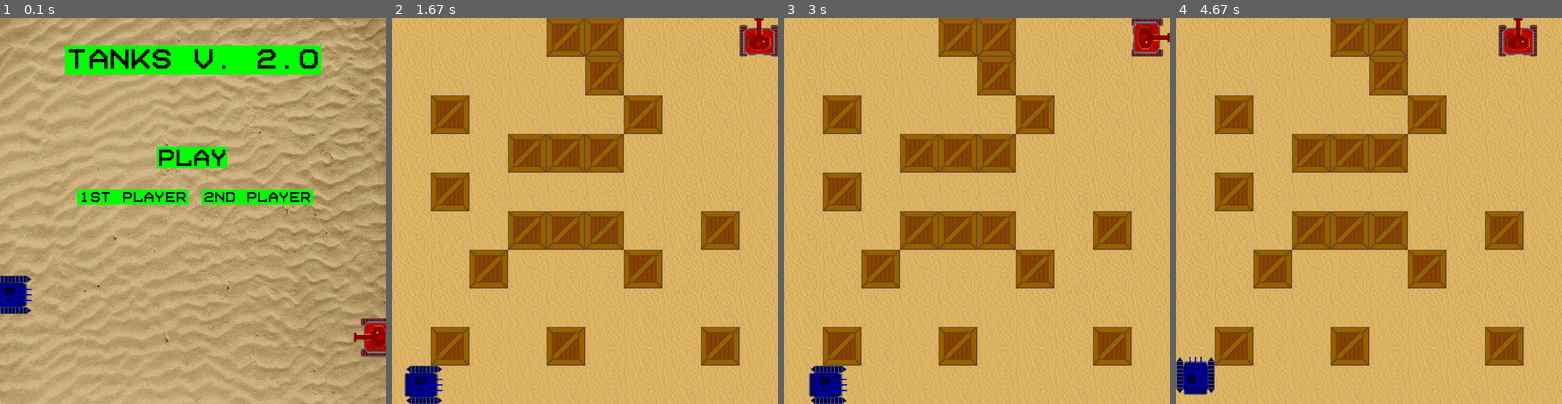
Above: before the commit, frames 1-4 (left to right).
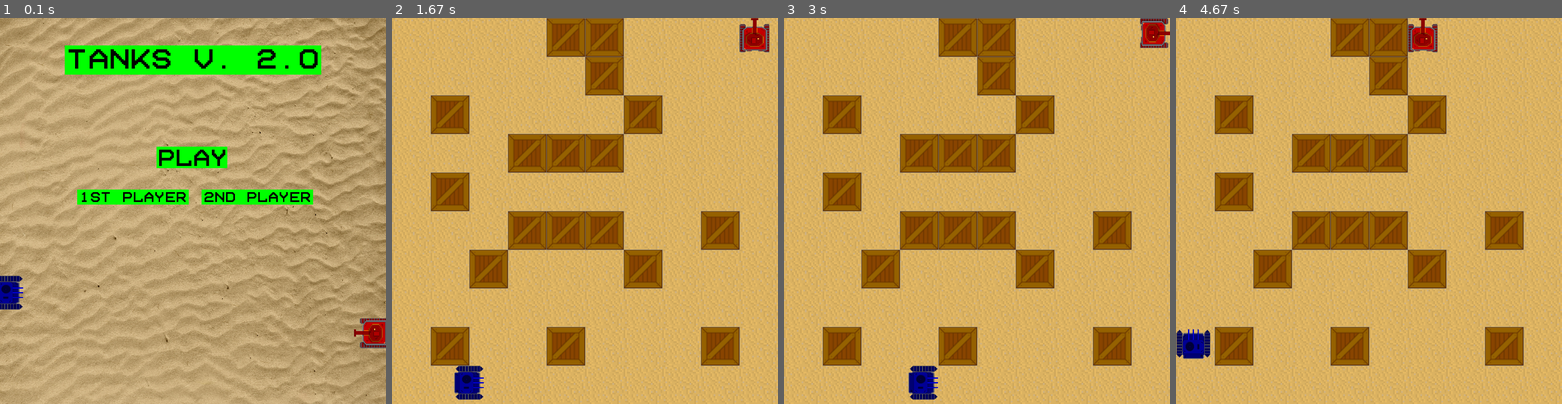
Above: after the commit, the same moments.

Repository: Artem468/pygame_project
Game: pygame game, started from main.py
Two runs of this game, one before a commit and one after it. Both use one fixed random seed, a clock stepped at 60 frames per second and the inputs below.
Inputs:
- Up to frame 1 (0.1 s): no input
- Up to frame 2 (1.67 s): click "Play" at 0.88 s; hold D 1.17-1.63 s; hold Up 1.17-1.63 s
- Up to frame 3 (3 s): tap Right Shift at 1.67 s; hold Right 2.5-2.97 s; hold D 2.5-2.97 s
- Up to frame 4 (4.67 s): hold Left 3-3.53 s; hold A 3-3.53 s; hold Down 3.57-3.87 s; hold S 3.57-3.87 s; hold Left 3.9-4.3 s; hold A 3.9-4.3 s; hold Up from 4.33 s (still down); hold W from 4.33 s (still down); tap Right Shift at 4.48 s

The runs differ from the first frame. In frame 1, 1.1% of the frame differs, in the area x 0-100%, y 66-88%; in frame 2, 2.1%; in frame 3, 2.2%; in frame 4, 2.8%, in the area x 0-94%, y 0-98%.

Commit message:
Add files via upload

Diff:
--- a/main.py
+++ b/main.py
@@ -8,6 +8,7 @@
 pygame.display.set_caption('PyGame project')
 FPS = 60
 TIME_RELOAD = 3000
+SPEED = 5
 
 first_player = 'blue'
 second_player = 'red'
@@ -169,7 +170,12 @@
 
 class First_tank_preview(pygame.sprite.Sprite):
     image = load_image(f'{first_player}_tank.png')
-    image = pygame.transform.scale(image, (90, 90))
+    if first_player == 'blue':
+        image = pygame.transform.scale(image, (80, 70))
+    elif second_player == 'green':
+        image = pygame.transform.scale(image, (80, 80))
+    else:
+        image = pygame.transform.scale(image, (70, 80))
     image = pygame.transform.rotate(image, -90)
 
     def __init__(self, *group):
@@ -186,7 +192,12 @@
 
 class Second_tank_preview(pygame.sprite.Sprite):
     image = load_image(f'{second_player}_tank.png')
-    image = pygame.transform.scale(image, (90, 90))
+    if second_player == 'blue':
+        image = pygame.transform.scale(image, (80, 70))
+    elif second_player == 'green':
+        image = pygame.transform.scale(image, (80, 80))
+    else:
+        image = pygame.transform.scale(image, (70, 80))
     image = pygame.transform.rotate(image, 90)
 
     def __init__(self, *group):
@@ -219,8 +230,8 @@
     back = pygame.transform.scale(load_image('back.png'), (40, 40))
     screen.blit(back, (15, 14))
 
-    blue = pygame.transform.scale(load_image('blue_tank.png'), (90, 90))
-    red = pygame.transform.scale(load_image('red_tank.png'), (90, 90))
+    blue = pygame.transform.scale(load_image('blue_tank.png'), (90, 80))
+    red = pygame.transform.scale(load_image('red_tank.png'), (80, 90))
     green = pygame.transform.scale(load_image('green_tank.png'), (90, 90))
     screen.blit(blue, (200, height // 2 - 45))
     screen.blit(red, (400, height // 2 - 45))
@@ -406,7 +417,12 @@
 
 class First_tank(pygame.sprite.Sprite):
     image = load_image(f'{first_player}_tank.png')
-    image = pygame.transform.scale(image, (90, 90))
+    if first_player == 'blue':
+        image = pygame.transform.scale(image, (80, 70))
+    elif second_player == 'green':
+        image = pygame.transform.scale(image, (80, 80))
+    else:
+        image = pygame.transform.scale(image, (70, 80))
 
     def __init__(self, *group):
         super().__init__(*group)
@@ -423,7 +439,7 @@
         keystate = pygame.key.get_pressed()
         if keystate[pygame.K_a]:
             if not pygame.sprite.spritecollideany(self, left_st_wall):
-                self.speedx = -1
+                self.speedx = -SPEED
                 if self.direction == 'right':
                     self.image = pygame.transform.rotate(self.image, 180)
                 elif self.direction == 'up':
@@ -433,7 +449,7 @@
                 self.direction = 'left'
         if keystate[pygame.K_d]:
             if not pygame.sprite.spritecollideany(self, right_st_wall):
-                self.speedx = 1
+                self.speedx = SPEED
                 if self.direction == 'left':
                     self.image = pygame.transform.rotate(self.image, 180)
                 elif self.direction == 'up':
@@ -443,7 +459,7 @@
                 self.direction = 'right'
         if keystate[pygame.K_w]:
             if not pygame.sprite.spritecollideany(self, down_st_wall):
-                self.speedy = -1
+                self.speedy = -SPEED
                 if self.direction == 'down':
                     self.image = pygame.transform.rotate(self.image, 180)
                 elif self.direction == 'left':
@@ -453,7 +469,7 @@
                 self.direction = 'up'
         if keystate[pygame.K_s]:
             if not pygame.sprite.spritecollideany(self, up_st_wall):
-                self.speedy = 1
+                self.speedy = SPEED
                 if self.direction == 'up':
                     self.image = pygame.transform.rotate(self.image, 180)
                 elif self.direction == 'left':
@@ -521,7 +537,12 @@
 
 class Second_tank(pygame.sprite.Sprite):
     image = load_image(f'{second_player}_tank.png')
-    image = pygame.transform.scale(image, (90, 90))
+    if second_player == 'blue':
+        image = pygame.transform.scale(image, (80, 70))
+    elif second_player == 'green':
+        image = pygame.transform.scale(image, (80, 80))
+    else:
+        image = pygame.transform.scale(image, (70, 80))
     image = pygame.transform.rotate(image, 180)
 
     def __init__(self, *group):
@@ -539,7 +560,7 @@
         keystate = pygame.key.get_pressed()
         if keystate[pygame.K_LEFT]:
             if not pygame.sprite.spritecollideany(self, left_st_wall):
-                self.speedx = -1
+                self.speedx = -SPEED
                 if self.direction == 'right':
                     self.image = pygame.transform.rotate(self.image, 180)
                 elif self.direction == 'up':
@@ -549,7 +570,7 @@
                 self.direction = 'left'
         if keystate[pygame.K_RIGHT]:
             if not pygame.sprite.spritecollideany(self, right_st_wall):
-                self.speedx = 1
+                self.speedx = SPEED
                 if self.direction == 'left':
                     self.image = pygame.transform.rotate(self.image, 180)
                 elif self.direction == 'up':
@@ -559,7 +580,7 @@
                 self.direction = 'right'
         if keystate[pygame.K_UP]:
             if not pygame.sprite.spritecollideany(self, down_st_wall):
-                self.speedy = -1
+                self.speedy = -SPEED
                 if self.direction == 'down':
                     self.image = pygame.transform.rotate(self.image, 180)
                 elif self.direction == 'left':
@@ -569,7 +590,7 @@
                 self.direction = 'up'
         if keystate[pygame.K_DOWN]:
             if not pygame.sprite.spritecollideany(self, up_st_wall):
-                self.speedy = 1
+                self.speedy = SPEED
                 if self.direction == 'up':
                     self.image = pygame.transform.rotate(self.image, 180)
                 elif self.direction == 'left':
